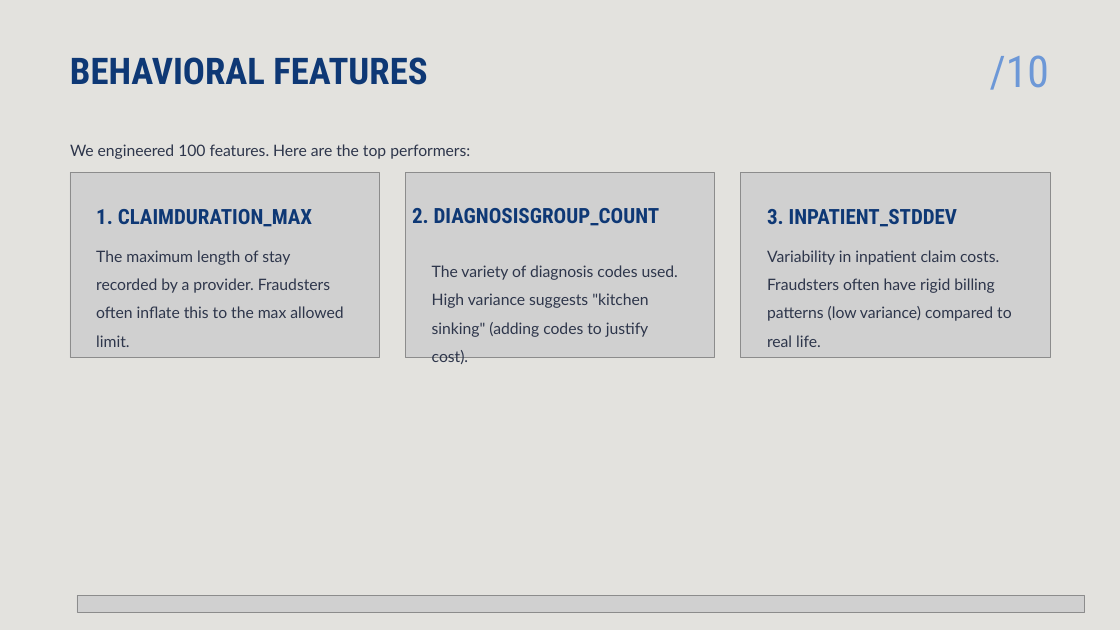
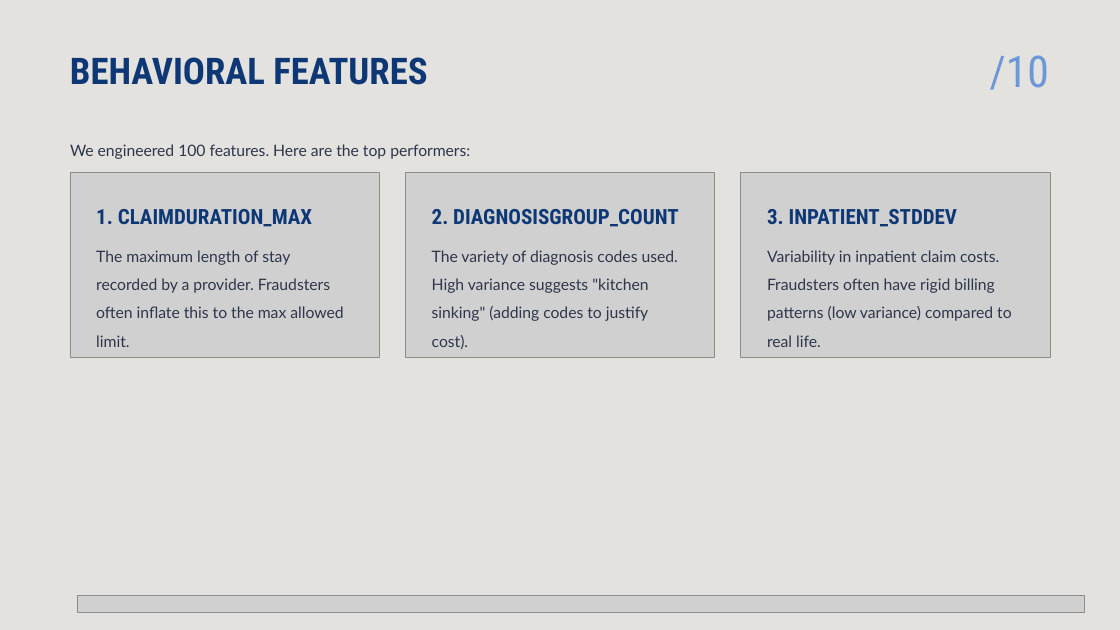
Before and after one commit to Ali-Tharwat/fraud_detection_project, a slide deck: slide 11 of reports/presentation.pptx. Drawn at 1120x630 pixels with LibreOffice and Linux fonts; fonts in the diff are those of the drawing; grey boxes stand for pictures. Boxes give left, top, right and bottom in pixels: in the first picture for what was removed or moved away, otherwise in the second. Text is boxed around its words. In the diff, an @@ line names an element or a change of style, - is before the commit and + after.

```diff
--- a/reports/presentation.pptx
+++ b/reports/presentation.pptx
@@ text "2. DIAGNOSISGROUP_COUNT": place and size @@
-text "2. DIAGNOSISGROUP_COUNT" at [412, 208, 660, 226]
+text "2. DIAGNOSISGROUP_COUNT" at [432, 209, 679, 227]
@@ text "The variety of diagnosis codes ...": place and size @@
-text "The variety of diagnosis codes ..." at [432, 265, 678, 337]
+text "The variety of diagnosis codes ..." at [432, 250, 678, 321]
```
Also in this commit, not shown: 20 other slides changed, 5 slides added, 1 slide removed, 1 other file.
